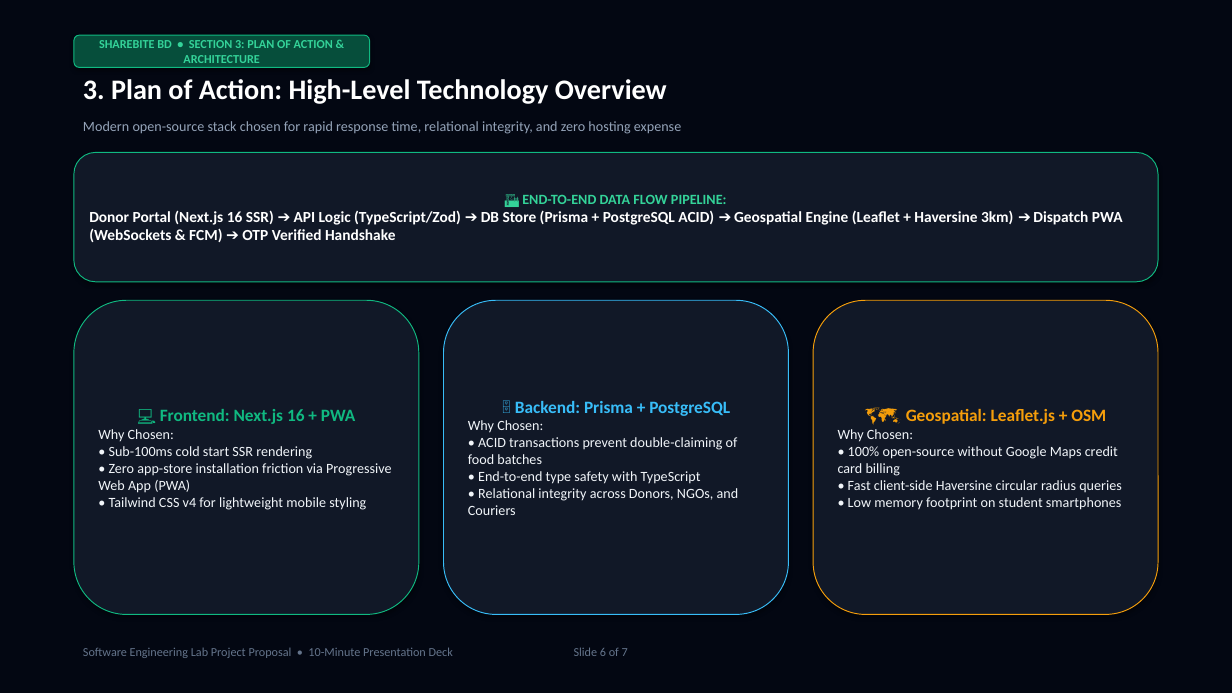
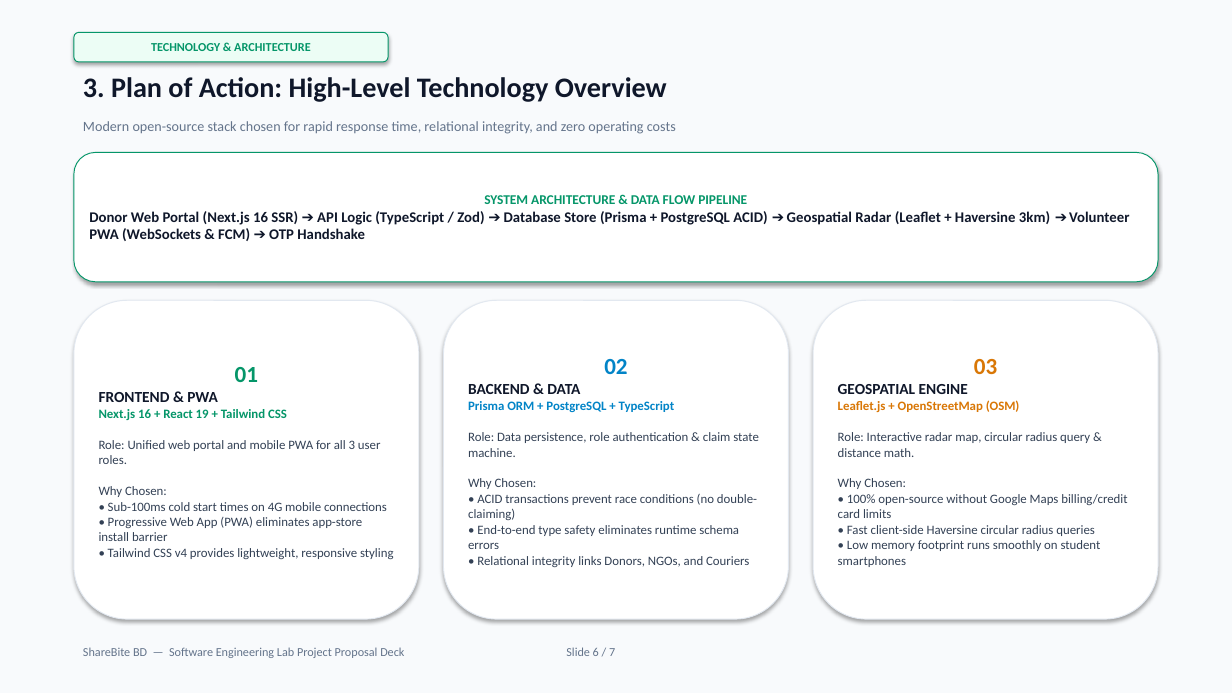
Before and after one commit to mahamudul-hasan7/shearbitebd, a slide deck: slide 6 of ShareBite_BD_SE_Lab_Presentation.pptx. Drawn at 1232x693 pixels with LibreOffice and Linux fonts; fonts in the diff are those of the drawing. Boxes give left, top, right and bottom in pixels: in the first picture for what was removed or moved away, otherwise in the second. Text is boxed around its words. In the diff, an @@ line names an element or a change of style, - is before the commit and + after.

Commit message:
feat(presentation): redesign slides into clean academic structured format matching user reference

```diff
--- a/ShareBite_BD_SE_Lab_Presentation.pptx
+++ b/ShareBite_BD_SE_Lab_Presentation.pptx
@@ rectangle at [0,0,1232,693]: fill #030712 to #F8FAFC @@
@@ rounded rectangle "TECHNOLOGY & ARCHITECTURE": place and size @@
-rounded rectangle "TECHNOLOGY & ARCHITECTURE" at [74,35,370,67]
+rounded rectangle "TECHNOLOGY & ARCHITECTURE" at [74,32,388,62]
@@ rounded rectangle "TECHNOLOGY & ARCHITECTURE" at [74,32,388,62]: fill #064E3B to #ECFDF5; outline #10B981 0.75 pt to #059669 0.75 pt @@
@@ text in rounded rectangle at [151,43,310,51]: text changed; text colour #34D399 to #059669 @@
-SHAREBITE BD • SECTION 3: PLAN OF ACTION & ARCHITECTURE
+TECHNOLOGY & ARCHITECTURE
@@ text "3. Plan of Action: High-Level ..." at [83,77,667,102]: text colour #FFFFFF to #0F172A @@
@@ text at [83,121,676,134]: text changed; text colour #94A3B8 to #64748B @@
-Modern open-source stack chosen for rapid response time, relational integrity, and zero hosting expense
+Modern open-source stack chosen for rapid response time, relational integrity, and zero operating costs
@@ rounded rectangle "SYSTEM ARCHITECTURE & DATA FLOW ..." at [74,152,1158,282]: fill #111827 to #FFFFFF; outline #10B981 0.75 pt to #059669 0.75 pt @@
@@ text in rounded rectangle at [89,195,1129,241]: text changed; size 12 to 11.5 pt; text colour #FFFFFF to #0F172A @@
-🏗️ END-TO-END DATA FLOW PIPELINE:
-Donor Portal (Next.js 16 SSR) ➔ API Logic (TypeScript/Zod) ➔ DB Store (Prisma + PostgreSQL ACID) ➔ Geospatial Engine (Leaflet + Haversine 3km) ➔ Dispatch PWA (WebSockets & FCM) ➔ OTP Verified Handshake
+SYSTEM ARCHITECTURE & DATA FLOW PIPELINE
+Donor Web Portal (Next.js 16 SSR) ➔ API Logic (TypeScript / Zod) ➔ Database Store (Prisma + PostgreSQL ACID) ➔ Geospatial Radar (Leaflet + Haversine 3km) ➔ Volunteer PWA (WebSockets & FCM) ➔ OTP Handshake
@@ rounded rectangle "01": place and size @@
-rounded rectangle "01" at [74,300,419,615]
+rounded rectangle "01" at [74,300,419,619]
@@ rounded rectangle "01" at [74,300,419,619]: fill #111827 to #FFFFFF; outline #10B981 0.75 pt to #E2E8F0 0.75 pt @@
@@ rounded rectangle "02": place and size @@
-rounded rectangle "02" at [444,300,788,615]
+rounded rectangle "02" at [444,300,788,619]
@@ rounded rectangle "02" at [444,300,788,619]: fill #111827 to #FFFFFF; outline #38BDF8 0.75 pt to #E2E8F0 0.75 pt @@
@@ rounded rectangle "03": place and size @@
-rounded rectangle "03" at [813,300,1158,615]
+rounded rectangle "03" at [813,300,1158,619]
@@ rounded rectangle "03" at [813,300,1158,619]: fill #111827 to #FFFFFF; outline #F59E0B 0.75 pt to #E2E8F0 0.75 pt @@
@@ text in rounded rectangle at [468,384,759,567]: text changed; size 11 to 10 pt; text colour #F1F5F9 to #334155 @@
-🗄️ Backend: Prisma + PostgreSQL
-Why Chosen:
-• ACID transactions prevent double-claiming of food batches
-• End-to-end type safety with TypeScript
-• Relational integrity across Donors, NGOs, and Couriers
+02
+BACKEND & DATA
+Prisma ORM + PostgreSQL + TypeScript
+Role: Data persistence, role authentication & claim state machine.
+Why Chosen:
+• ACID transactions prevent race conditions (no double-claiming)
+• End-to-end type safety eliminates runtime schema errors
+• Relational integrity links Donors, NGOs, and Couriers
@@ text in rounded rectangle at [838,384,1127,567]: text changed; size 11 to 10 pt; text colour #F1F5F9 to #334155 @@
-🗺️ Geospatial: Leaflet.js + OSM
-Why Chosen:
-• 100% open-source without Google Maps credit card billing
-• Fast client-side Haversine circular radius queries
-• Low memory footprint on student smartphones
+03
+GEOSPATIAL ENGINE
+Leaflet.js + OpenStreetMap (OSM)
+Role: Interactive radar map, circular radius query & distance math.
+Why Chosen:
+• 100% open-source without Google Maps billing/credit card limits
+• Fast client-side Haversine circular radius queries
+• Low memory footprint runs smoothly on student smartphones
@@ text in rounded rectangle at [99,392,394,559]: text changed; size 11 to 10 pt; text colour #F1F5F9 to #334155 @@
-💻 Frontend: Next.js 16 + PWA
-Why Chosen:
-• Sub-100ms cold start SSR rendering
-• Zero app-store installation friction via Progressive Web App (PWA)
-• Tailwind CSS v4 for lightweight mobile styling
+01
+FRONTEND & PWA
+Next.js 16 + React 19 + Tailwind CSS
+Role: Unified web portal and mobile PWA for all 3 user roles.
+Why Chosen:
+• Sub-100ms cold start times on 4G mobile connections
+• Progressive Web App (PWA) eliminates app-store install barrier
+• Tailwind CSS v4 provides lightweight, responsive styling
@@ text at [83,647,615,658]: text changed @@
-Software Engineering Lab Project Proposal • 10-Minute Presentation Deck Slide 6 of 7
+ShareBite BD — Software Engineering Lab Project Proposal Deck Slide 6 / 7
```
Also in this commit, not shown: 6 other slides changed, 4 other files.
